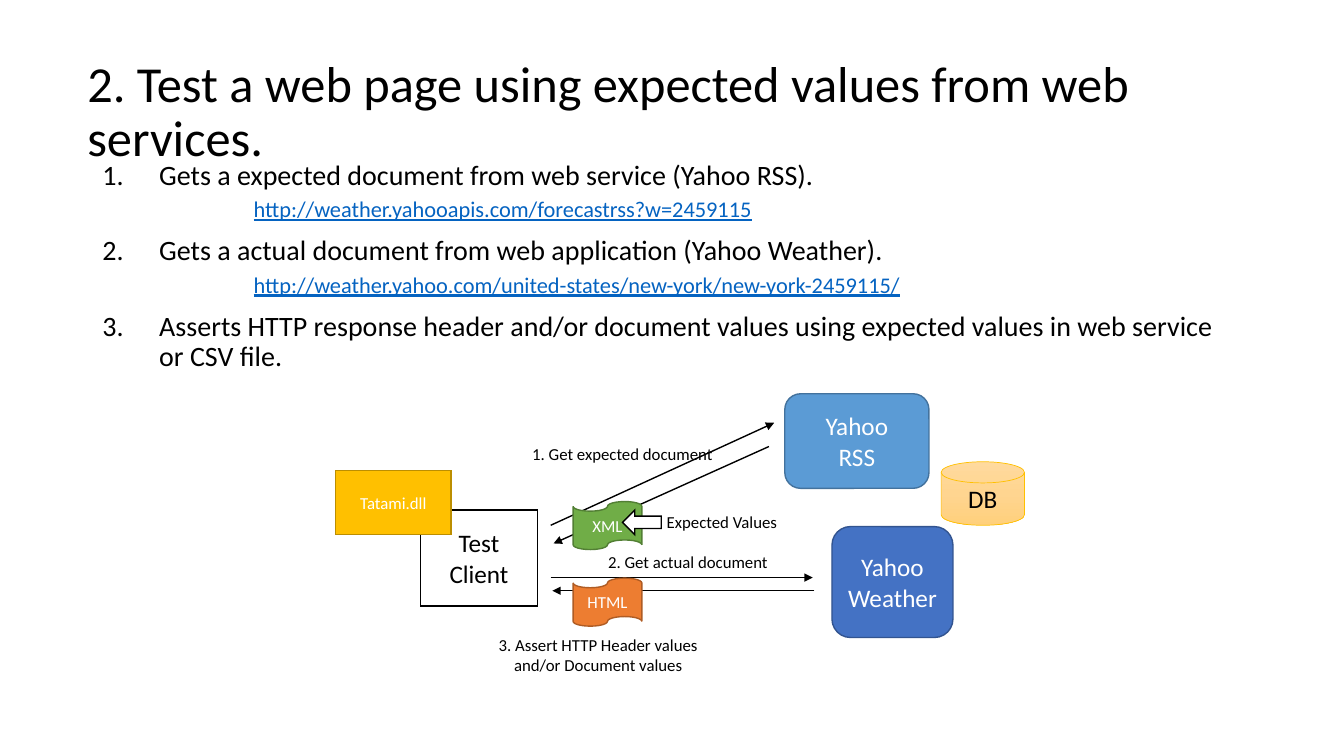
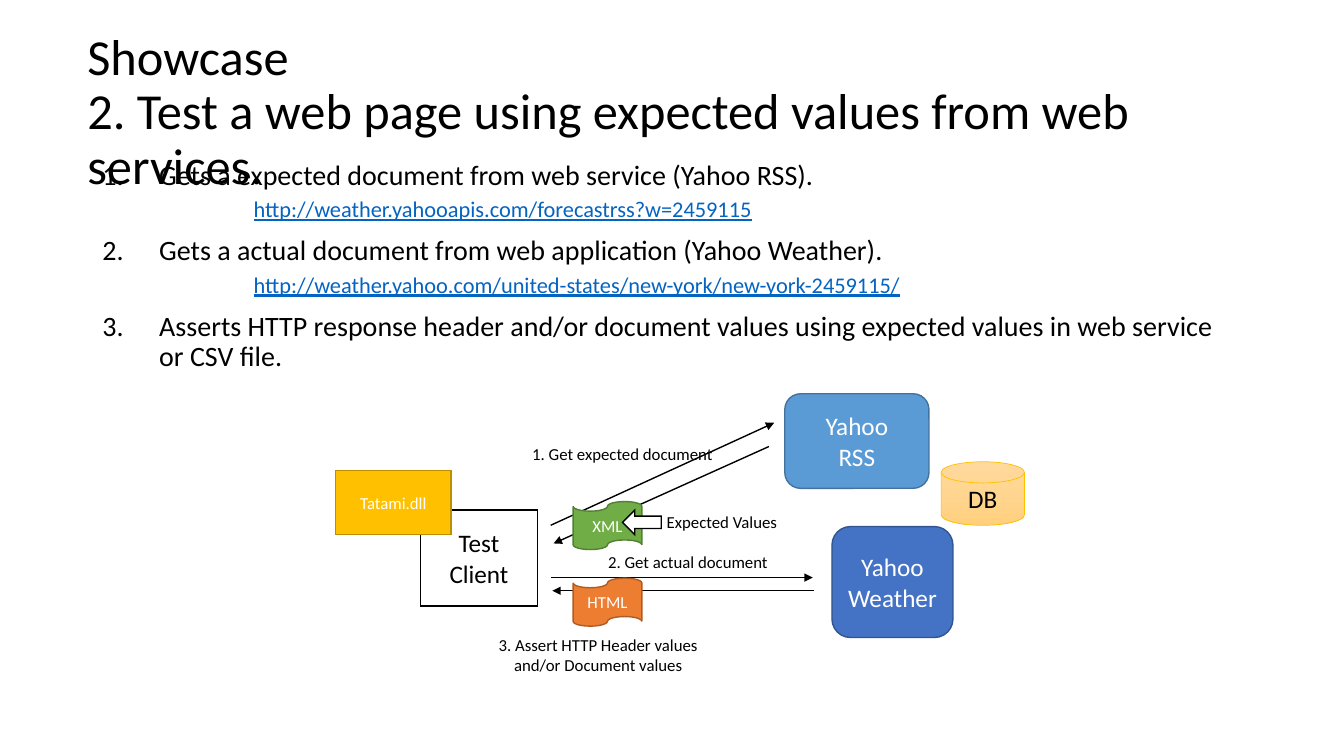
Before and after one commit to kenyamat/Tatami-dotnet, a slide deck: slide 5 of docs/Tatami overview.pptx. Drawn at 1344x756 pixels with LibreOffice and Linux fonts; fonts in the diff are those of the drawing. Boxes give left, top, right and bottom in pixels: in the first picture for what was removed or moved away, otherwise in the second. Text is boxed around its words. In the diff, an @@ line names an element or a change of style, - is before the commit and + after.

```diff
--- a/docs/Tatami overview.pptx
+++ b/docs/Tatami overview.pptx
@@ title at [87, 40, 1129, 186]: text changed @@
-2. Test a web page using expected values from web services.
+Showcase
+2. Test a web page using expected values from web services.
```
Also in this commit, not shown: 4 other slides changed.
